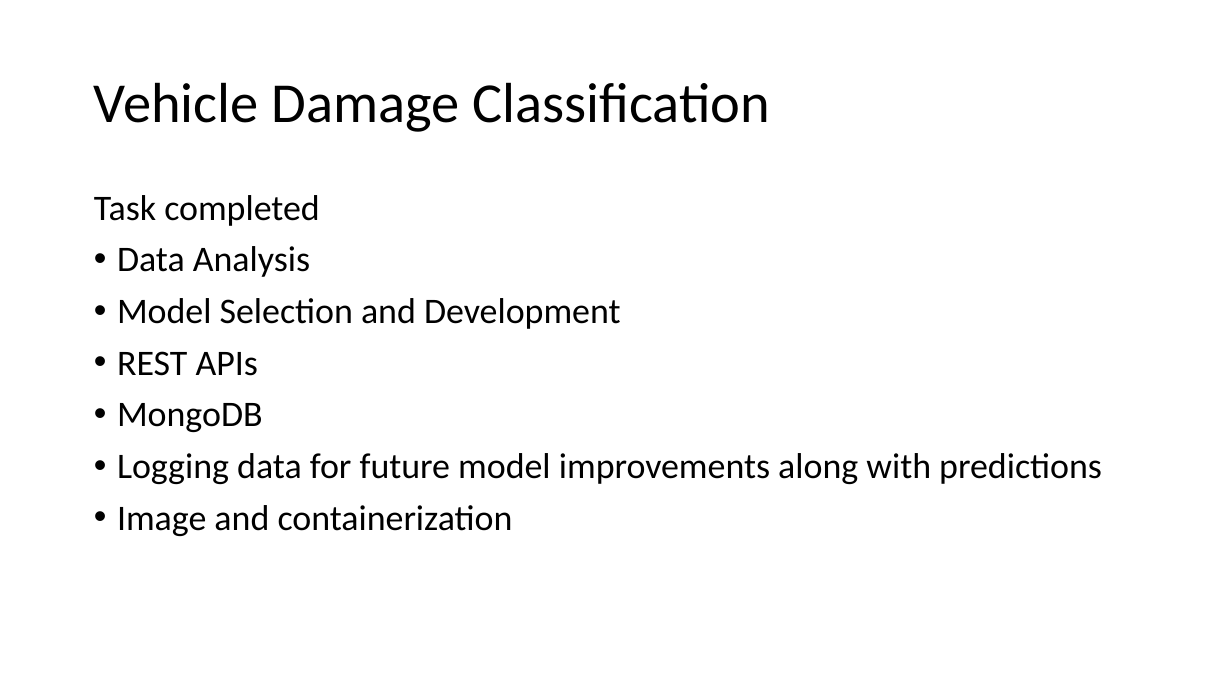
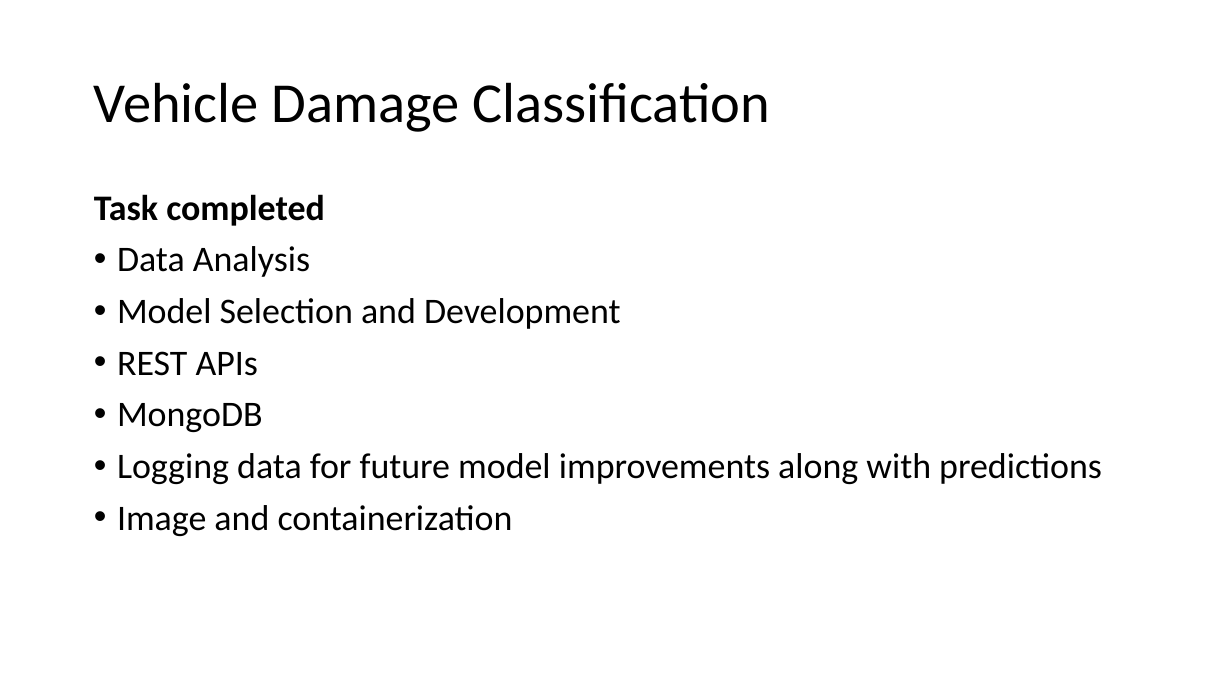
Before and after one commit to adilmukhtar82/PdM, a slide deck: slide 1 of docs/Presentation.pptx. Drawn at 1232x693 pixels with LibreOffice and Linux fonts; fonts in the diff are those of the drawing. Boxes give left, top, right and bottom in pixels: in the first picture for what was removed or moved away, otherwise in the second. Text is boxed around its words. In the diff, an @@ line names an element or a change of style, - is before the commit and + after.

Commit message:
presentation

```diff
--- a/docs/Presentation.pptx
+++ b/docs/Presentation.pptx
@@ text at (x1=94, y1=194, x2=325, y2=226): bold on in "Task completed" @@
```
Also in this commit, not shown: 12 slides added, 3 other files.
